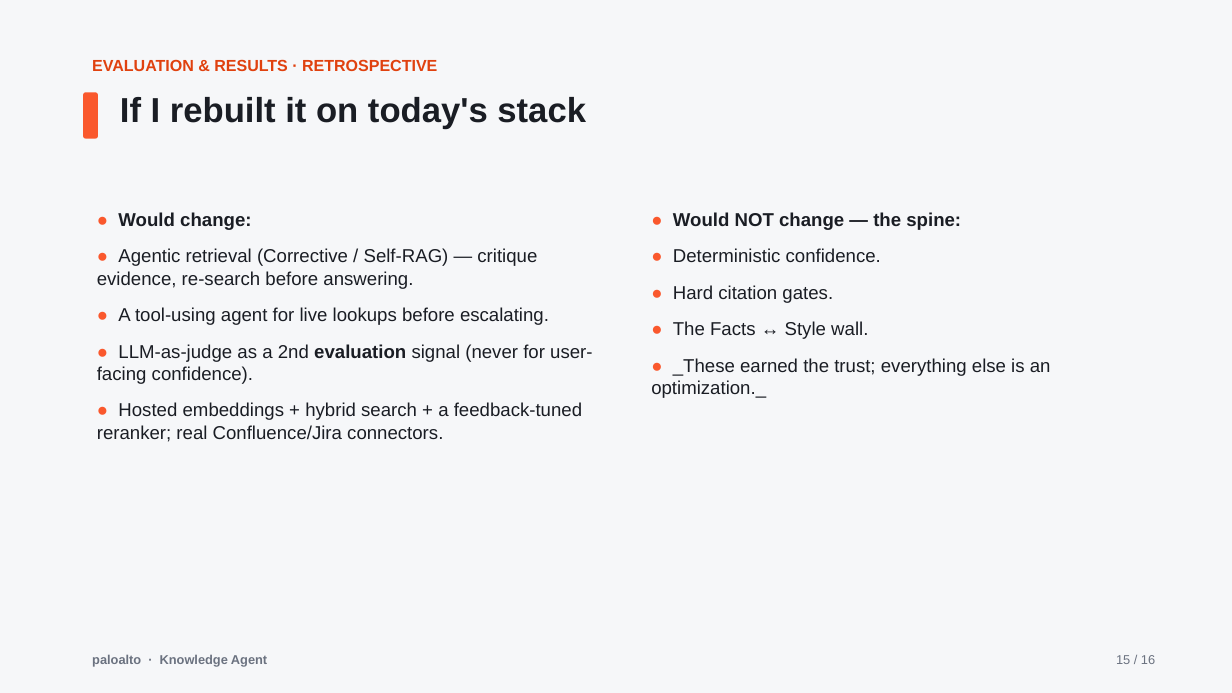
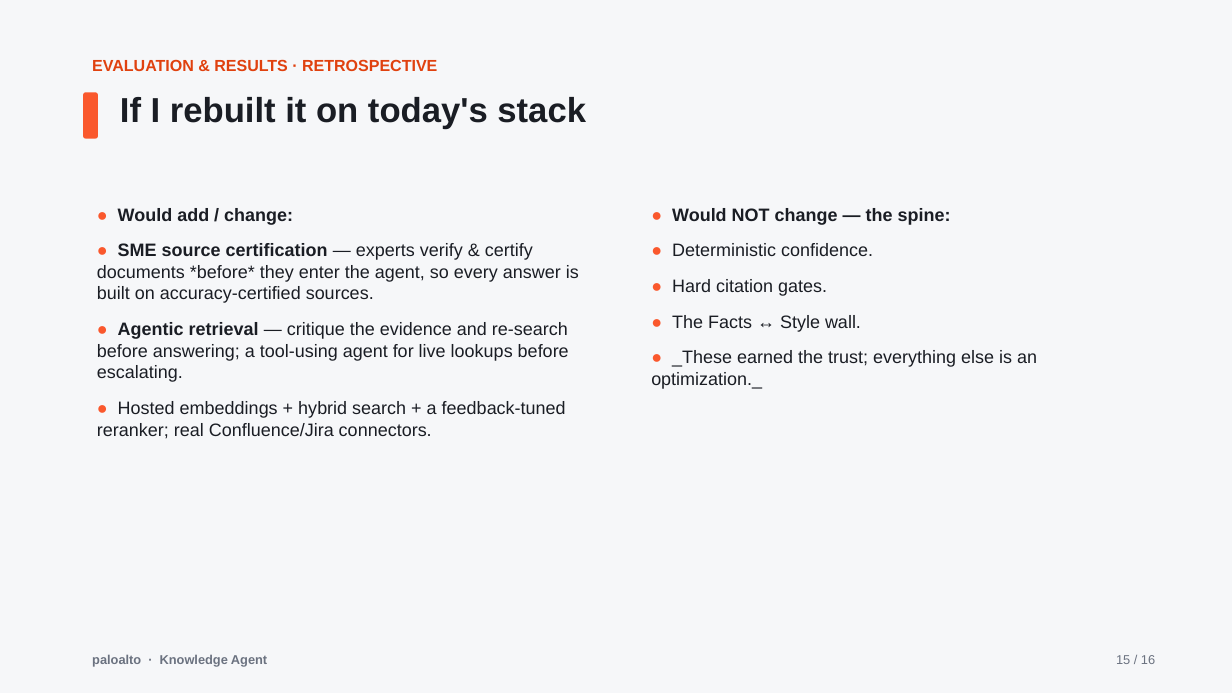
Before and after one commit to ashveej/PaloAltoknowledgeagent, a slide deck: slide 15 of presentation/Executive_Presentation.pptx. Drawn at 1232x693 pixels with LibreOffice and Linux fonts; fonts in the diff are those of the drawing. Boxes give left, top, right and bottom in pixels: in the first picture for what was removed or moved away, otherwise in the second. Text is boxed around its words. In the diff, an @@ line names an element or a change of style, - is before the commit and + after.

```diff
--- a/presentation/Executive_Presentation.pptx
+++ b/presentation/Executive_Presentation.pptx
@@ text at [97,208,579,382]: text changed; size 14.5 to 14 pt @@
-● Would change:
-● Agentic retrieval (Corrective / Self-RAG) — critique evidence, re-search before answering.
-● A tool-using agent for live lookups before escalating.
-● LLM-as-judge as a 2nd evaluation signal (never for user-facing confidence).
+● Would add / change:
+● SME source certification — experts verify & certify documents *before* they enter the agent, so every answer is built on accuracy-certified sources.
+● Agentic retrieval — critique the evidence and re-search before answering; a tool-using agent for live lookups before escalating.
@@ text "● Would NOT change — ..." at [651,208,1037,389]: size 14.5 to 14 pt @@
@@ text at [97,401,566,438]: size 14.5 to 14 pt in "● Hosted embeddings + hybrid search + ..." @@
```
Also in this commit, not shown: 3 other slides changed, 1 slide added, 1 slide removed, 2 other files.
